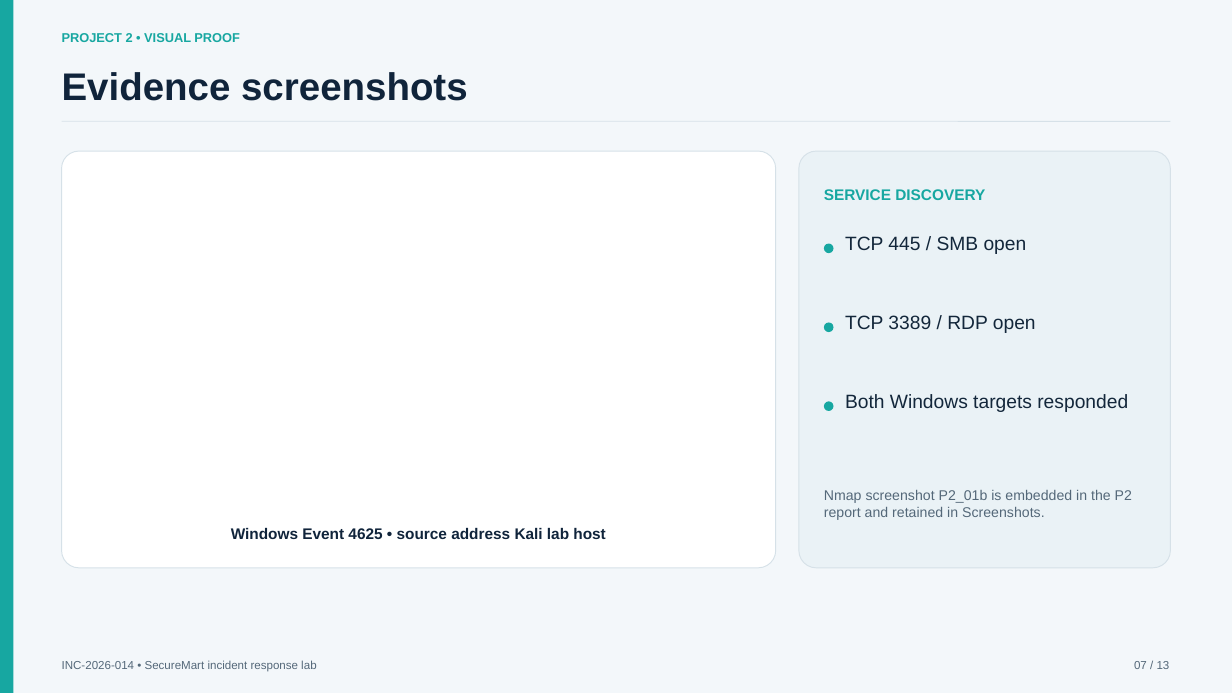
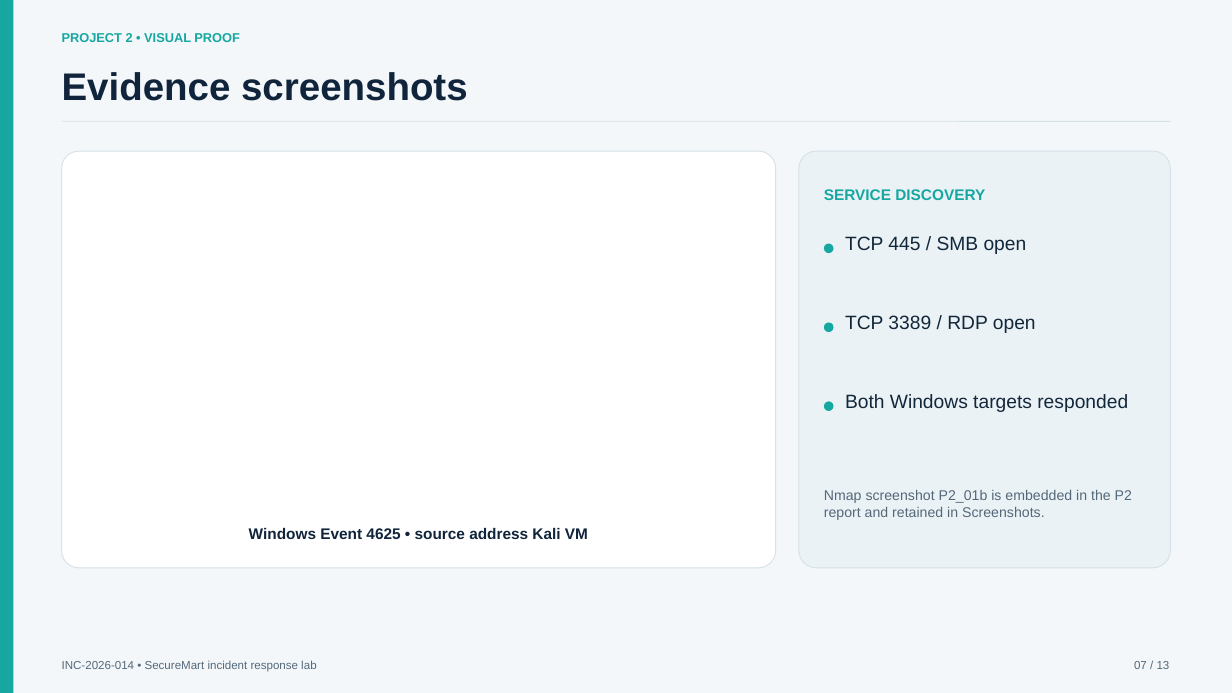
Before and after one commit to CyberBoy50/Cyber-Project-IR-Portfolio, a slide deck: slide 7 of presentation/CEH_IR_Briefing_Public.pptx. Drawn at 1232x693 pixels with LibreOffice and Linux fonts; fonts in the diff are those of the drawing. Boxes give left, top, right and bottom in pixels: in the first picture for what was removed or moved away, otherwise in the second. Text is boxed around its words. In the diff, an @@ line names an element or a change of style, - is before the commit and + after.

```diff
--- a/presentation/CEH_IR_Briefing_Public.pptx
+++ b/presentation/CEH_IR_Briefing_Public.pptx
@@ text at (x1=249, y1=528, x2=588, y2=539): text changed @@
-Windows Event 4625 • source address Kali lab host
+Windows Event 4625 • source address Kali VM
```
Also in this commit, not shown: 5 other slides changed.
